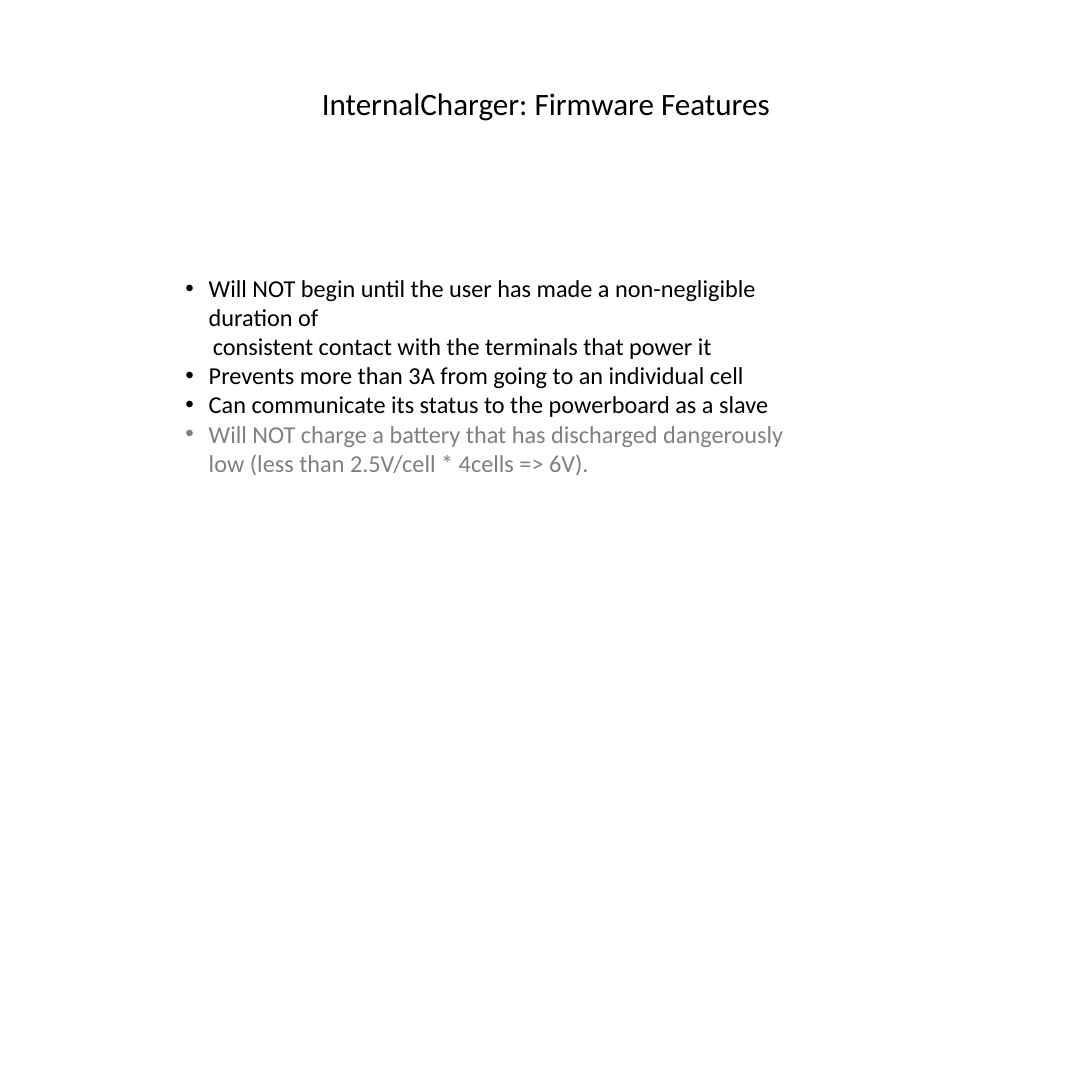
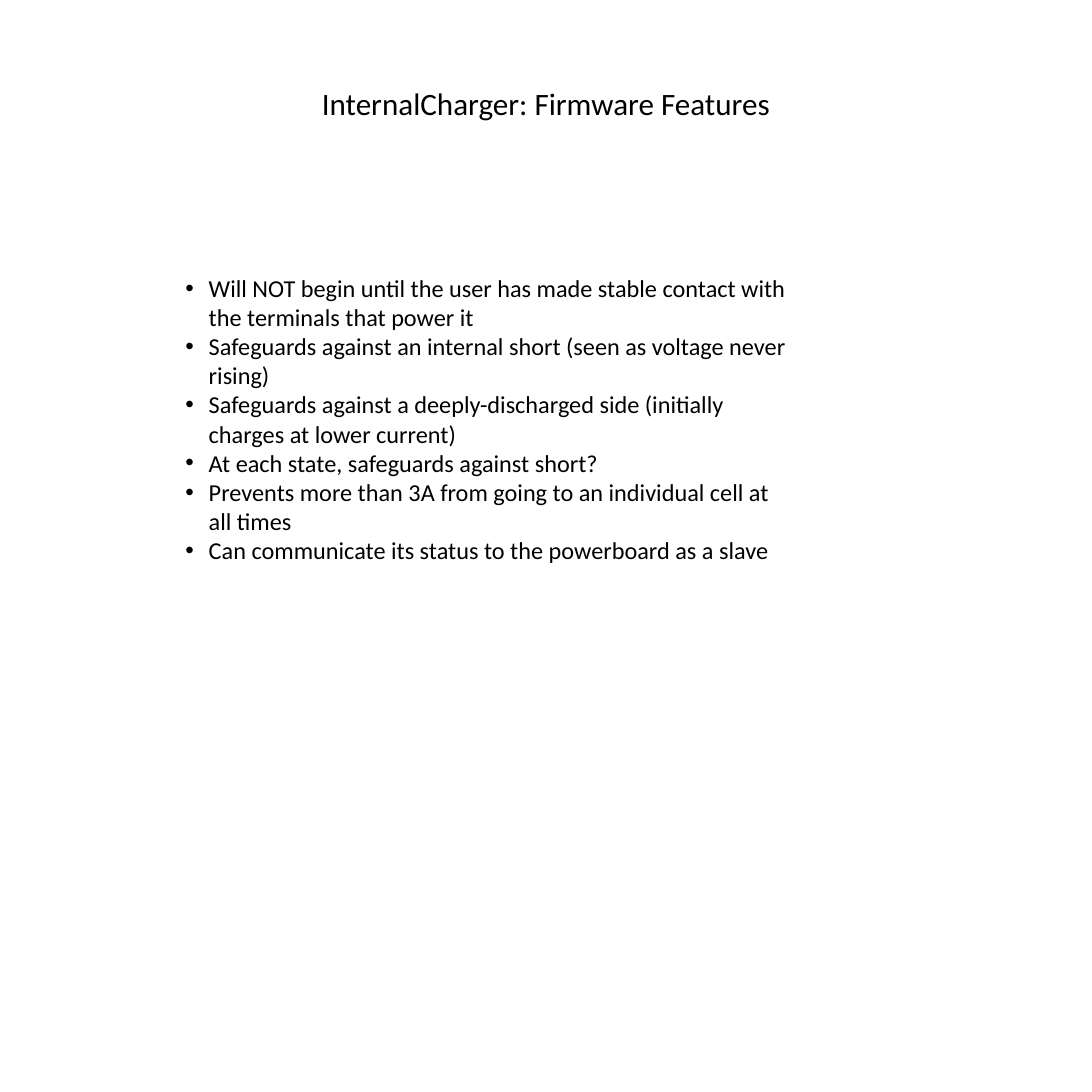
Before and after one commit to RoverRobotics/roverpro-firmware, a slide deck: slide 1 of Avatar_Micro_Robot/Robot_V2/Internal_Charger/trunk/supporting_files/InternalCharger_StateDiagram.pptx. Drawn at 1092x1092 pixels with LibreOffice and Linux fonts; fonts in the diff are those of the drawing. Boxes give left, top, right and bottom in pixels: in the first picture for what was removed or moved away, otherwise in the second. Text is boxed around its words. In the diff, an @@ line names an element or a change of style, - is before the commit and + after.

Commit message:
tested code v1.0
Tested on old batteries (BA-2590) and new batteries (BB-2590) fully-charged, discharged,
only one-side discharged, only one-side deeply discharged (0V), both sides deeply discharged...  Still need to complete full-charge with latest update and quantify charge time, but still
seems OK after about 1hr.

  - add slight delay before moving to some states to ensure a valid A/D reading
  - update state diagram to match code
  - shorten function in ADC library

```diff
--- a/Avatar_Micro_Robot/Robot_V2/Internal_Charger/trunk/supporting_files/InternalCharger_StateDiagram.pptx
+++ b/Avatar_Micro_Robot/Robot_V2/Internal_Charger/trunk/supporting_files/InternalCharger_StateDiagram.pptx
@@ text at [209, 280, 785, 530]: text changed @@
-• Will NOT begin until the user has made a non-negligible duration of
-consistent contact with the terminals that power it
-• Prevents more than 3A from going to an individual cell
+• Will NOT begin until the user has made stable contact with the terminals that power it
+• Safeguards against an internal short (seen as voltage never rising)
+• Safeguards against a deeply-discharged side (initially charges at lower current)
+• At each state, safeguards against short?
+• Prevents more than 3A from going to an individual cell at all times
@@ text at [209, 426, 783, 475]: paragraph removed @@
-• Will NOT charge a battery that has discharged dangerously low (less than 2.5V/cell * 4cells => 6V).
```
Also in this commit, not shown: 1 other slide changed, 2 other files.
